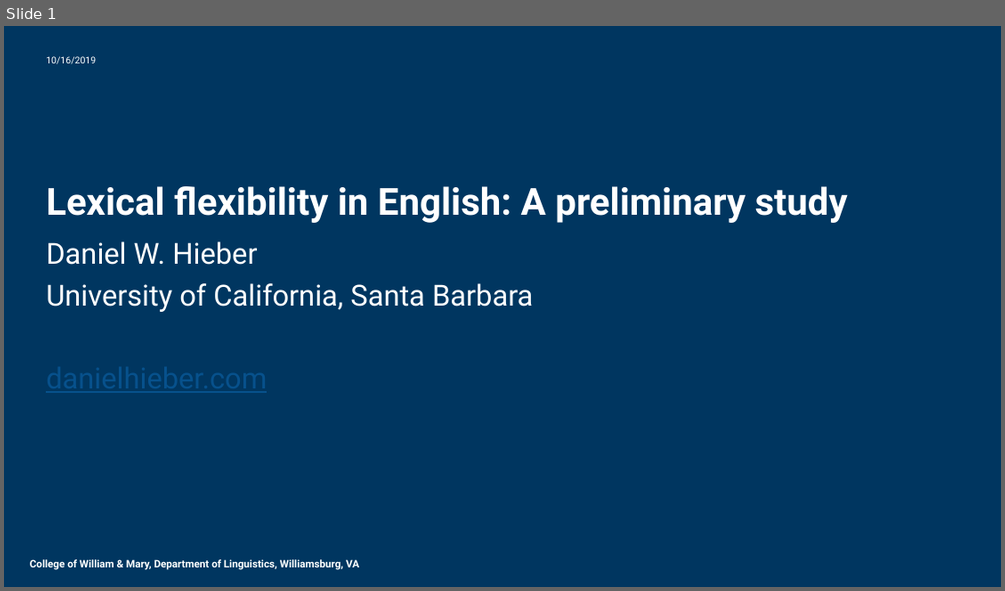
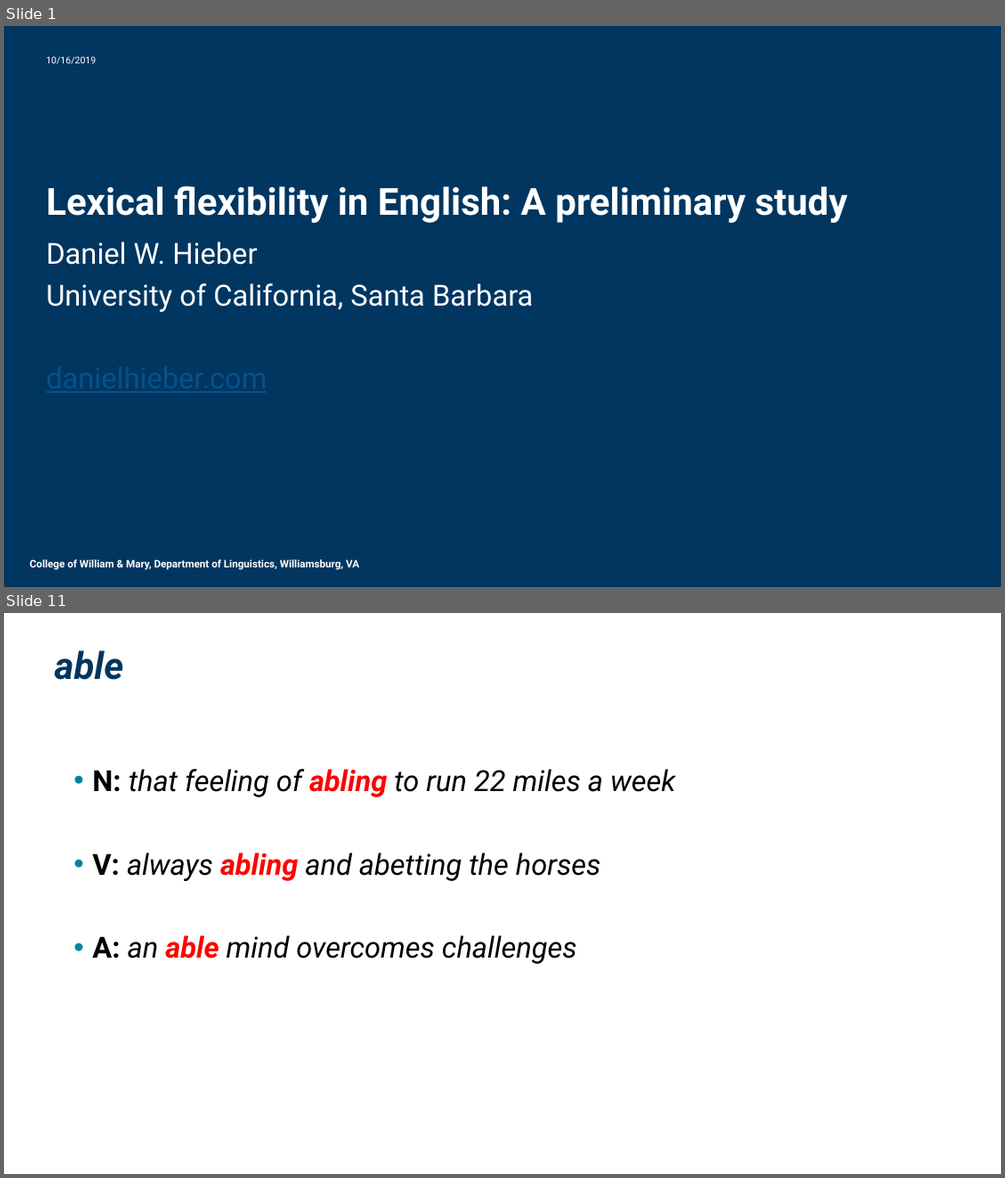
Before and after one commit to dwhieb/dissertation, a slide deck: presentations/Hieber. 2019. Lexical flexibility in English.pptx. Shown one above the other, each under a label of ours: slide 1 before the commit, slides 1 and 11 after it; the slides between them are not shown. The pictures are 1005x591 and 1005x1178 pixels, drawn with LibreOffice and Linux fonts; fonts in the diff are those of the drawing; background and template pictures are left out. Boxes give left, top, right and bottom in pixels: in the first picture for what was removed or moved away, otherwise in the second. Text is boxed around its words. In the diff, an @@ line names an element or a change of style, - is before the commit and + after.

```diff
--- a/presentations/Hieber. 2019. Lexical flexibility in English.pptx
+++ b/presentations/Hieber. 2019. Lexical flexibility in English.pptx
@@ slide 11 added at [4, 613, 1001, 1174], background #FFFFFF @@
@@ title added at [55, 650, 124, 680], 36 pt, text #003660, bold, italic @@
+able
@@ text added at [92, 769, 675, 964], 28 pt, text #000000, italic @@
+• N: that feeling of abling to run 22 miles a week
+• V: always abling and abetting the horses
+• A: an able mind overcomes challenges
```
Also in this commit, not shown: 51 other slides added, 1 slide removed, 1 other file.
